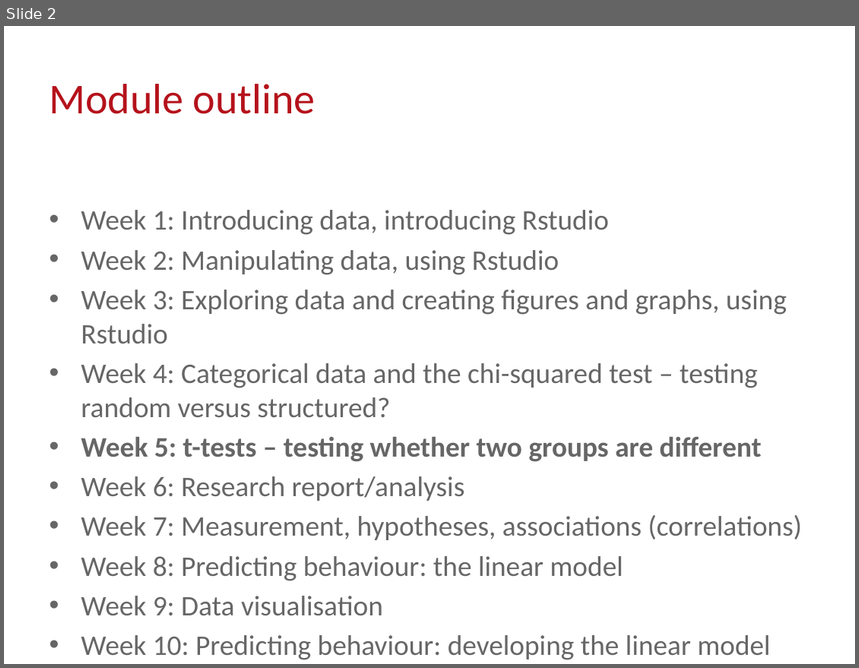
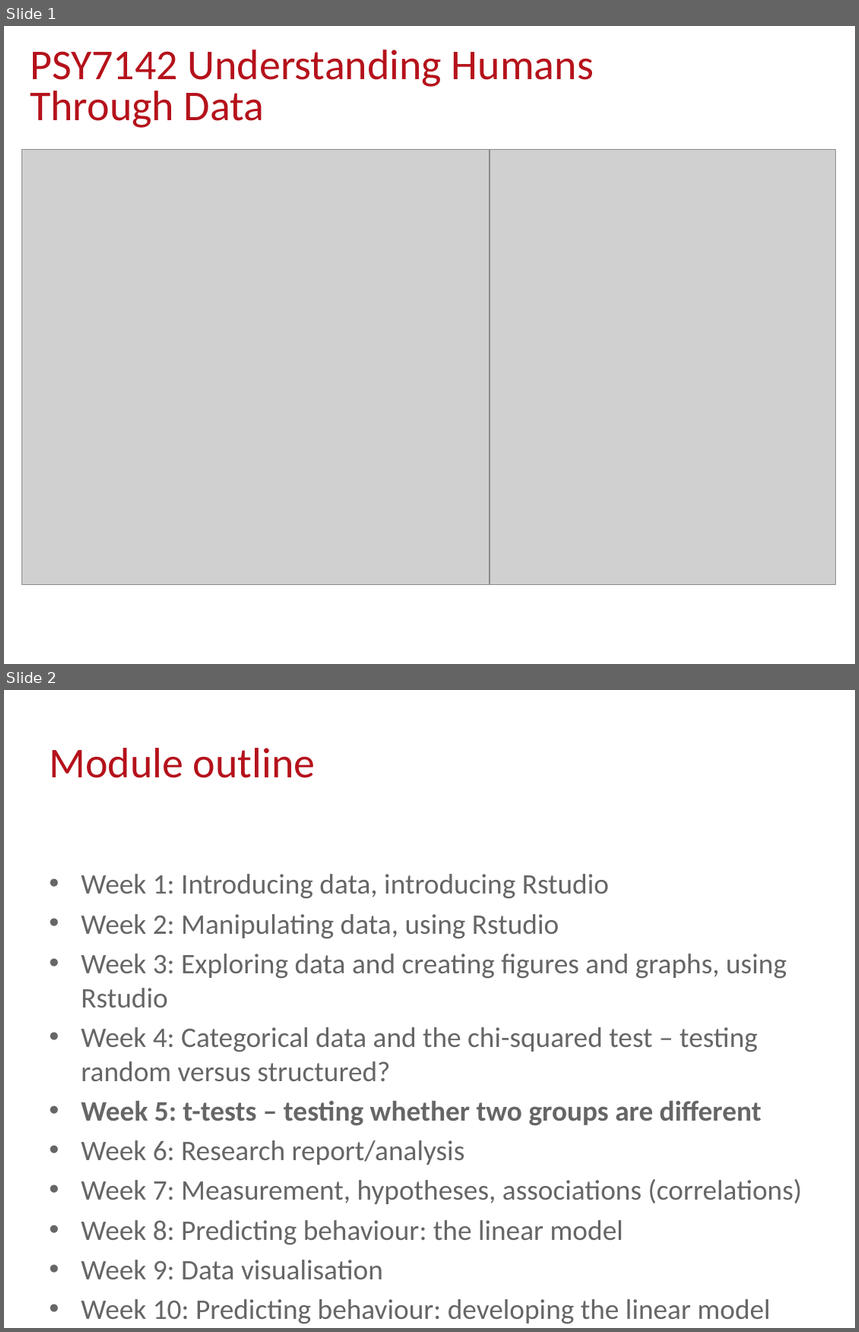
Before and after one commit to lu-psy-r/MSc, a slide deck: PSYC7142/part1/ppt/wk5/PSYC7142 Lecture week5 part1 handout.pptx. Shown one above the other, each under a label of ours: slide 2 before the commit, slides 1 and 2 after it. The pictures are 859x668 and 859x1332 pixels, drawn with LibreOffice and Linux fonts; fonts in the diff are those of the drawing; grey boxes stand for pictures; background and template pictures are left out. Boxes give left, top, right and bottom in pixels: in the first picture for what was removed or moved away, otherwise in the second. Text is boxed around its words. In the diff, an @@ line names an element or a change of style, - is before the commit and + after.

```diff
--- a/PSYC7142/part1/ppt/wk5/PSYC7142 Lecture week5 part1 handout.pptx
+++ b/PSYC7142/part1/ppt/wk5/PSYC7142 Lecture week5 part1 handout.pptx
@@ slide 1 added at [4, 26, 855, 664], background picture (left out) @@
@@ title added at [30, 50, 594, 128], 36 pt, text #B5121B @@
+PSY7142 Understanding Humans Through Data
@@ picture added at [22, 149, 490, 585] @@
@@ picture added at [490, 149, 836, 585] @@
```
Also in this commit, not shown: 1 slide removed, 3 other files.
